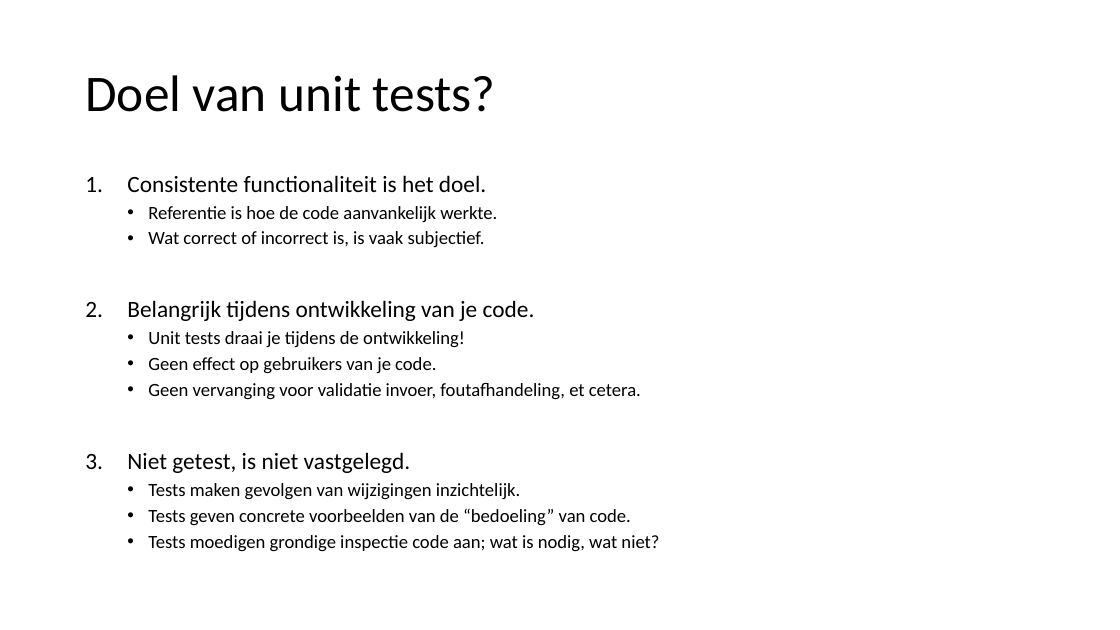
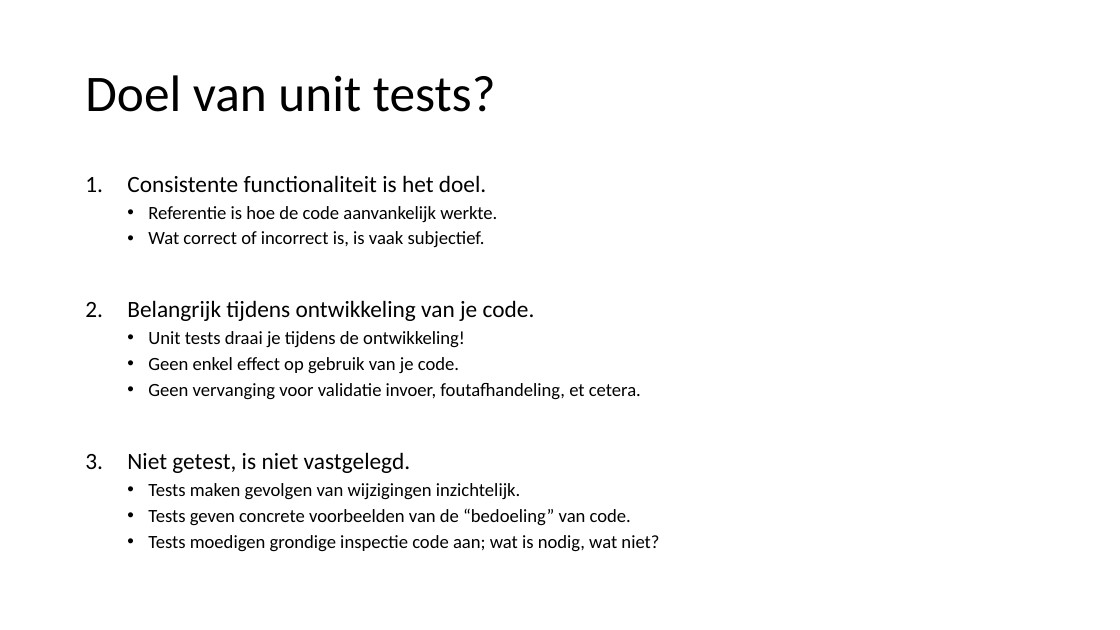
Before and after one commit to LFKoning/knowledge-sharing, a slide deck: slide 4 of unit_tests/kennissessie_unit_testing.pptx. Drawn at 1120x630 pixels with LibreOffice and Linux fonts; fonts in the diff are those of the drawing. Boxes give left, top, right and bottom in pixels: in the first picture for what was removed or moved away, otherwise in the second. Text is boxed around its words. In the diff, an @@ line names an element or a change of style, - is before the commit and + after.

```diff
--- a/unit_tests/kennissessie_unit_testing.pptx
+++ b/unit_tests/kennissessie_unit_testing.pptx
@@ text at bbox=[148, 357, 459, 374]: text changed @@
-  • Geen effect op gebruikers van je code.
+  • Geen enkel effect op gebruik van je code.
```
Also in this commit, not shown: 1 other slide changed.
